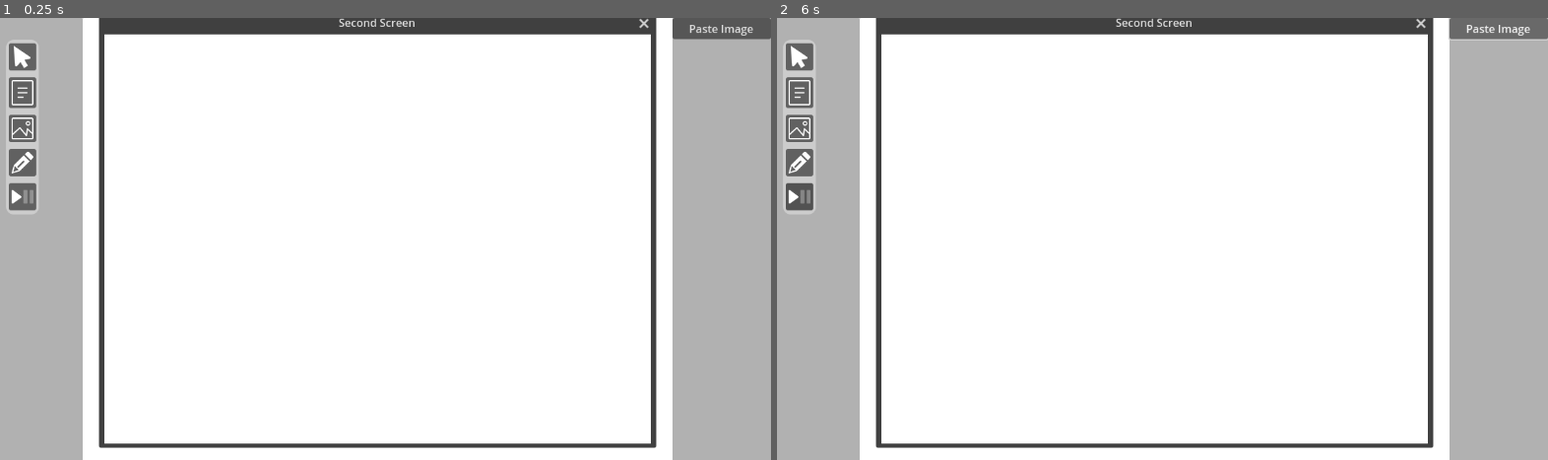
Above: before the commit, frames 1-2 (left to right).
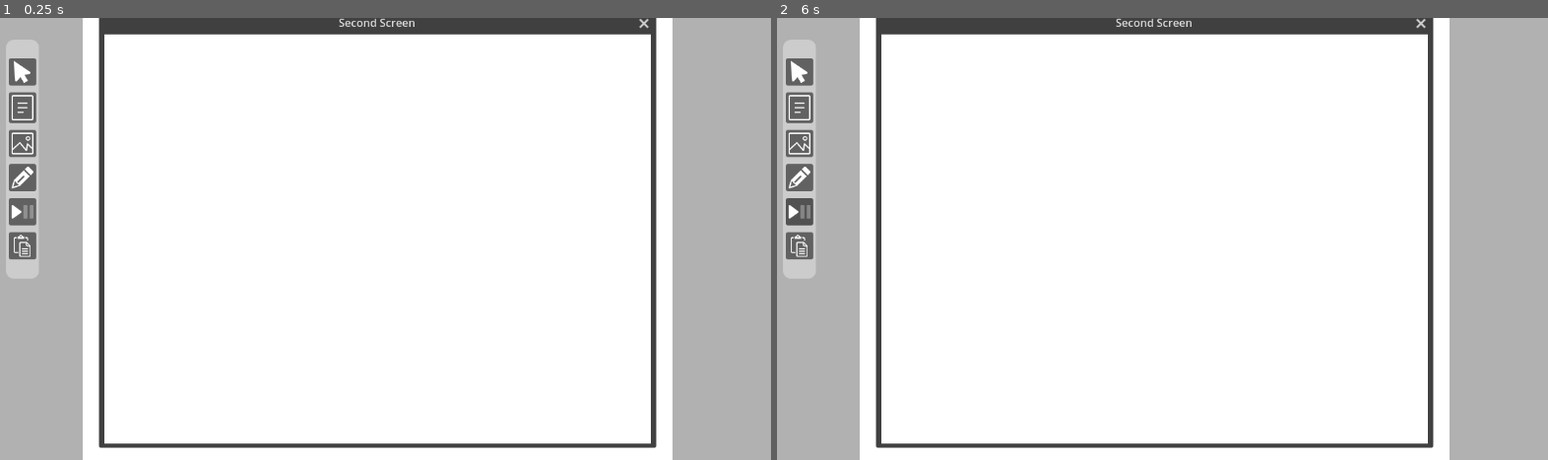
Above: after the commit, the same moments.

Repository: jmb462/GodotWhiteBoard
Game: Godot game, scene res://Main.tscn
The game is run twice, just before and just after one commit, with the same random seed, the same clock (stepped at 60 frames per second) and the same inputs. The engine's default icon, where the game draws it, is replaced by a stand-in: a white triangle on a blue panel in a dark square.
Inputs (mouse positions are in pixels of both pictures, inside the frame that each line leads up to; where the layout moved, square brackets give the same spot in the first picture):
- Up to frame 1 (0.25 s): no input
- Up to frame 2 (6 s): click (1501, 26) at 0.5 s, where only the run before the commit has a clickable "Paste Image"; click (800, 212) [800, 194] at 1.25 s; click (800, 247) at 2.02 s; click (800, 71) [800, 57] at 2.75 s; click (800, 106) [800, 93] at 3.5 s; click (800, 141) [800, 128] at 4.25 s; click (800, 177) [800, 163] at 5 s; click (1501, 26) at 5.75 s, where only the run before the commit has a clickable "Paste Image"

The runs differ from the first frame. In frame 1, 2.1% of the frame differs, in the area x 0-100%, y 0-59%; in frame 2, 2.1%.

Commit message:
Paste text and image from command palette

Diff:
--- a/MainBoard/MainBoard.gd
+++ b/MainBoard/MainBoard.gd
@@ -1,7 +1,6 @@
 extends Control
 
 @onready var visible_background : ColorRect = $VisibleBackground
-@onready var vbox : VBoxContainer = $VBoxContainer
 @onready var preview_anchor : Control = $PreviewAnchor
 @onready var rect_preview : Panel = $PreviewAnchor/RectPreview
 
@@ -9,7 +8,7 @@
 @onready var packed_image_widget : PackedScene = preload("res://Widget/ImageWidget/ImageWidget.tscn")
 @onready var packed_group_widget : PackedScene = preload("res://Widget/GroupWidget/GroupWidget.tscn")
 
-enum BOARD_MODE { NONE, SELECT, TEXT_POSITION, TEXT_SIZE, PEN, IMAGE_POSITION, IMAGE_SIZE, PASTE_IMAGE}
+enum BOARD_MODE { NONE, SELECT, TEXT_POSITION, TEXT_SIZE, PEN, IMAGE_POSITION, IMAGE_SIZE, PASTE_IMAGE, PASTE_TEXT}
 var board_mode : BOARD_MODE = BOARD_MODE.NONE
 
 var preview_rect : Rect2 = Rect2()
@@ -31,7 +30,6 @@
 		visible_background.size.x = get_window().size.y * 4.0 / 3.0
 		visible_background.position = Vector2((get_window().size.x - visible_background.size.x) / 2.0, 0.0)
 		preview_anchor.position = visible_background.position
-		vbox.custom_minimum_size.x = visible_background.position.x
 
 
 func _on_drop(data):
@@ -42,11 +40,6 @@
 #
 #	Image clipboard button pressed
 #
-func _on_paste_image_pressed():
-	if DisplayServer.clipboard_has_image():
-		board_mode = BOARD_MODE.PASTE_IMAGE
-		create_image_widget(DisplayServer.clipboard_get_image())
-
 #
 #	Free draw button has been pressed
 #
@@ -106,7 +99,7 @@
 				check_selected_widgets()
 #	New widget creation
 #
-func create_text_widget() -> void:
+func create_text_widget() -> TextWidget:
 	#Create master text widget on control screen
 	var new_widget : TextWidget = packed_text_widget.instantiate()
 	visible_background.add_child(new_widget)
@@ -117,6 +110,7 @@
 	set_focus(new_widget)
 	connect_widget_signals(new_widget)
 	clone_widget(new_widget)
+	return new_widget
 
 func create_image_widget(p_image : Image = null) -> void:
 	#Create master image widget on control screen
@@ -306,3 +300,15 @@
 func _on_palette_pointer_pressed():
 	board_mode = BOARD_MODE.NONE
 	visible_background.set_default_cursor_shape(CURSOR_ARROW)
+
+
+func _on_palette_paste_pressed():
+	if DisplayServer.clipboard_has_image():
+		board_mode = BOARD_MODE.PASTE_IMAGE
+		create_image_widget(DisplayServer.clipboard_get_image())
+	elif DisplayServer.clipboard_has():
+		board_mode = BOARD_MODE.PASTE_TEXT
+		var text_widget = create_text_widget()
+		text_widget.set_text(DisplayServer.clipboard_get())
+		text_widget.position = (visible_background.size - text_widget.size) / 2.0
+		text_widget.synchronize()
--- a/MainBoard/MainBoard.tscn
+++ b/MainBoard/MainBoard.tscn
@@ -17,21 +17,6 @@
 layout_mode = 2
 offset_bottom = 648.0
 
-[node name="VBoxContainer" type="VBoxContainer" parent="."]
-custom_minimum_size = Vector2(250, 0)
-layout_mode = 1
-anchors_preset = 11
-anchor_left = 1.0
-anchor_right = 1.0
-anchor_bottom = 1.0
-grow_horizontal = 0
-grow_vertical = 2
-mouse_filter = 2
-
-[node name="PasteImage" type="Button" parent="VBoxContainer"]
-layout_mode = 2
-text = "Paste Image"
-
 [node name="PreviewAnchor" type="Control" parent="."]
 anchors_preset = 0
 offset_right = 40.0
@@ -47,7 +32,9 @@
 [node name="Palette" parent="." instance=ExtResource("3_s80ig")]
 layout_mode = 0
 anchors_preset = 0
+anchor_left = 0.0
 anchor_top = 0.0
+anchor_right = 0.0
 anchor_bottom = 0.0
 offset_left = 32.0
 offset_top = 32.0
@@ -57,7 +44,7 @@
 
 [connection signal="resized" from="." to="." method="_on_resized"]
 [connection signal="gui_input" from="VisibleBackground" to="." method="_on_visible_background_gui_input"]
-[connection signal="pressed" from="VBoxContainer/PasteImage" to="." method="_on_paste_image_pressed"]
 [connection signal="image_pressed" from="Palette" to="." method="_on_palette_image_pressed"]
+[connection signal="paste_pressed" from="Palette" to="." method="_on_palette_paste_pressed"]
 [connection signal="pointer_pressed" from="Palette" to="." method="_on_palette_pointer_pressed"]
 [connection signal="text_pressed" from="Palette" to="." method="_on_palette_text_pressed"]
--- /dev/null
+++ b/Resources/shortcut_ctrl_v.tres
@@ -0,0 +1,9 @@
+[gd_resource type="Shortcut" load_steps=2 format=3 uid="uid://bkh12hs63gedy"]
+
+[sub_resource type="InputEventKey" id="InputEventKey_wgpn1"]
+ctrl_pressed = true
+pressed = true
+physical_keycode = 86
+
+[resource]
+events = [SubResource("InputEventKey_wgpn1")]
--- a/ToolPalette/ToolPalette.gd
+++ b/ToolPalette/ToolPalette.gd
@@ -4,7 +4,8 @@
 signal text_pressed
 signal image_pressed
 signal pencil_pressed
-signal live_pressed
+signal freeze_pressed
+signal paste_pressed
 
 var is_mouse_down : bool = false
 
@@ -34,5 +35,9 @@
 
 
 
-func _on_live_button_down():
-	emit_signal("live_pressed")
+func _on_freeze_button_down():
+	emit_signal("freeze_pressed")
+
+
+func _on_paste_pressed():
+	emit_signal("paste_pressed")
--- a/ToolPalette/ToolPalette.tscn
+++ b/ToolPalette/ToolPalette.tscn
@@ -6,6 +6,8 @@
 [ext_resource type="Texture2D" uid="uid://cf4r0h6lm1adh" path="res://Assets/Buttons/pointer-arrow-icon.png" id="2_vmal5"]
 [ext_resource type="Texture2D" uid="uid://bibs83tmnvkou" path="res://Assets/Buttons/pencil-icon.png" id="3_qle6y"]
 [ext_resource type="Texture2D" uid="uid://w7otma88qi2b" path="res://Assets/Buttons/play-icon.png" id="6_eyn3v"]
+[ext_resource type="Shortcut" uid="uid://bkh12hs63gedy" path="res://Resources/shortcut_ctrl_v.tres" id="7_8syv0"]
+[ext_resource type="Texture2D" uid="uid://ceb488p27prt4" path="res://Assets/Buttons/paste-icon.png" id="8_xb4r2"]
 
 [sub_resource type="StyleBoxFlat" id="StyleBoxFlat_v0xyi"]
 content_margin_left = 5.0
@@ -24,15 +26,18 @@
 
 [node name="ToolPalette" type="Panel"]
 top_level = true
-custom_minimum_size = Vector2(48, 150)
-anchors_preset = 4
-anchor_top = 0.5
-anchor_bottom = 0.5
-offset_left = 20.0
-offset_top = -128.0
-offset_right = 60.0
-offset_bottom = 128.0
+custom_minimum_size = Vector2(48, 350)
+anchors_preset = -1
+anchor_left = 0.017
+anchor_top = 0.302
+anchor_right = 0.059
+anchor_bottom = 0.894
+offset_left = 0.415998
+offset_top = 0.303986
+offset_right = 0.0319977
+offset_bottom = -33.312
 grow_vertical = 2
+size_flags_vertical = 3
 theme_override_styles/panel = SubResource("StyleBoxFlat_v0xyi")
 script = ExtResource("1_lkeai")
 metadata/_edit_use_anchors_ = true
@@ -44,6 +49,7 @@
 anchor_bottom = 1.0
 offset_left = 4.0
 offset_right = -4.0
+offset_bottom = -0.110016
 grow_horizontal = 2
 grow_vertical = 2
 theme_override_constants/separation = 10
@@ -74,9 +80,15 @@
 toggle_mode = true
 icon = ExtResource("6_eyn3v")
 
+[node name="Paste" type="Button" parent="VBoxContainer"]
+layout_mode = 2
+shortcut = ExtResource("7_8syv0")
+icon = ExtResource("8_xb4r2")
+
 [connection signal="gui_input" from="." to="." method="_on_gui_input"]
 [connection signal="button_down" from="VBoxContainer/Pointer" to="." method="_on_pointer_button_down"]
 [connection signal="button_down" from="VBoxContainer/Text" to="." method="_on_text_button_down"]
 [connection signal="button_down" from="VBoxContainer/Image" to="." method="_on_image_button_down"]
 [connection signal="button_down" from="VBoxContainer/Pencil" to="." method="_on_pencil_button_down"]
 [connection signal="button_down" from="VBoxContainer/Freeze" to="." method="_on_live_button_down"]
+[connection signal="pressed" from="VBoxContainer/Paste" to="." method="_on_paste_pressed"]
--- a/Widget/BaseWidget/Widget.gd
+++ b/Widget/BaseWidget/Widget.gd
@@ -34,7 +34,6 @@
 
 func _ready() -> void :
 	_on_resized()
-
 
 func _on_gui_input(event : InputEvent) -> void:
 	if event is InputEventMouseMotion:
--- a/Widget/TextWidget/TextWidget.tscn
+++ b/Widget/TextWidget/TextWidget.tscn
@@ -5,6 +5,13 @@
 [ext_resource type="StyleBox" uid="uid://76ecu7324xen" path="res://Styles/TextWidget_textedit.tres" id="3_wnasp"]
 
 [node name="TextWidget" instance=ExtResource("1_a8fay")]
+custom_minimum_size = Vector2(400, 300)
+offset_left = 0.0
+offset_top = 0.0
+offset_right = 600.0
+offset_bottom = 300.0
+grow_horizontal = 1
+grow_vertical = 1
 script = ExtResource("2_bt86m")
 text_size_increment = 3
 
--- a/project.godot
+++ b/project.godot
@@ -25,6 +25,13 @@
 window/size/always_on_top=true
 window/subwindows/embed_subwindows=false
 
+[input]
+
+paste={
+"deadzone": 0.5,
+"events": []
+}
+
 [rendering]
 
 environment/defaults/default_clear_color=Color(0.694118, 0.694118, 0.694118, 1)
Binary file added: Assets/Buttons/paste-icon.png
Not shown, added: Assets/Buttons/paste-icon.png.import
Not shown: 1 places in ToolPalette/ToolPalette.tscn that only renumber resources
